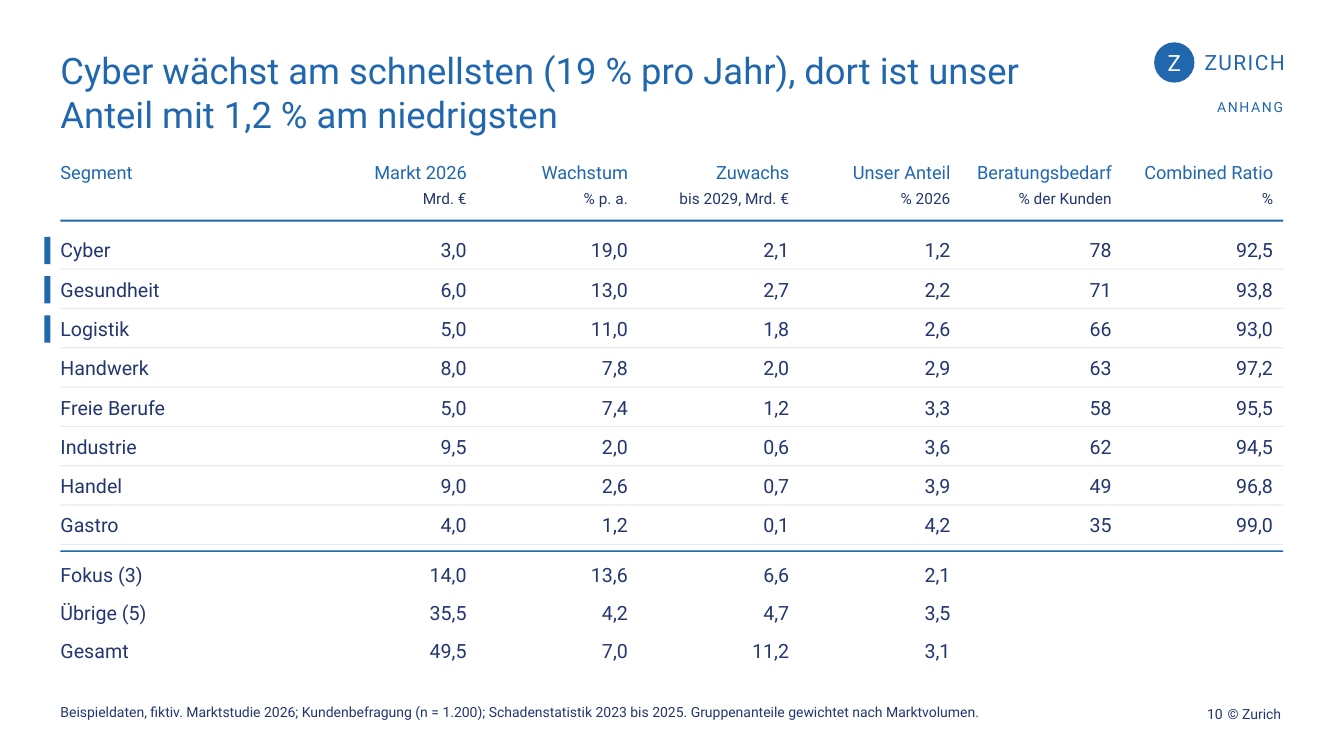
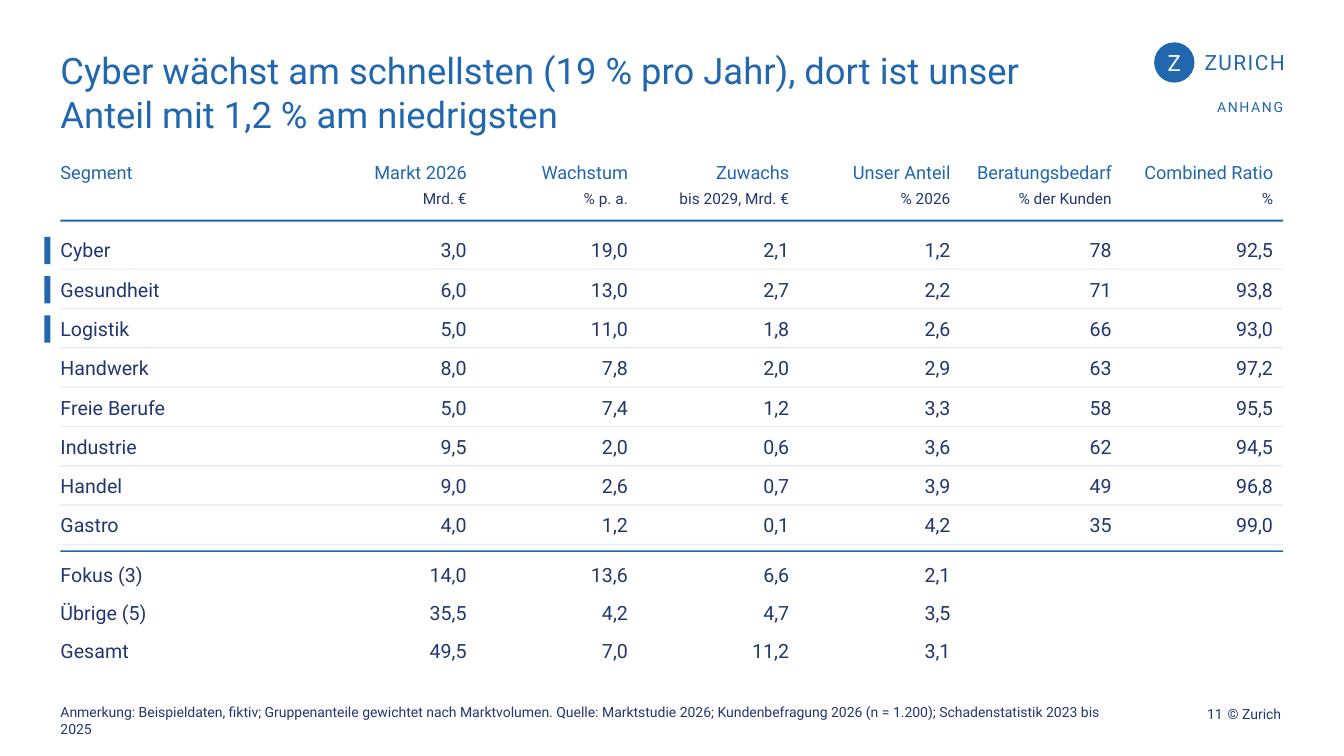
Before and after one commit to blipertom-pixel/Claude, a slide deck: slide 11 of zurich_nachbau/deck_marktfokus_v5/Marktfokus_v5.pptx (slide 10 before the commit). Drawn at 1344x756 pixels with LibreOffice and Linux fonts; fonts in the diff are those of the drawing. Boxes give left, top, right and bottom in pixels: in the first picture for what was removed or moved away, otherwise in the second. Text is boxed around its words. In the diff, an @@ line names an element or a change of style, - is before the commit and + after.

```diff
--- a/zurich_nachbau/deck_marktfokus_v5/Marktfokus_v5.pptx
+++ b/zurich_nachbau/deck_marktfokus_v5/Marktfokus_v5.pptx
@@ text at (60, 706, 1099, 734): text changed @@
-Beispieldaten, fiktiv. Marktstudie 2026; Kundenbefragung (n = 1.200); Schadenstatistik 2023 bis 2025. Gruppenanteile gewichtet nach Marktvolumen.
+Anmerkung: Beispieldaten, fiktiv; Gruppenanteile gewichtet nach Marktvolumen. Quelle: Marktstudie 2026; Kundenbefragung 2026 (n = 1.200); Schadenstatistik 2023 bis 2025
@@ text at (1207, 709, 1223, 719): text changed @@
-10
+11
```
Also in this commit, not shown: 9 other slides changed, 1 slide added, 18 other files.
